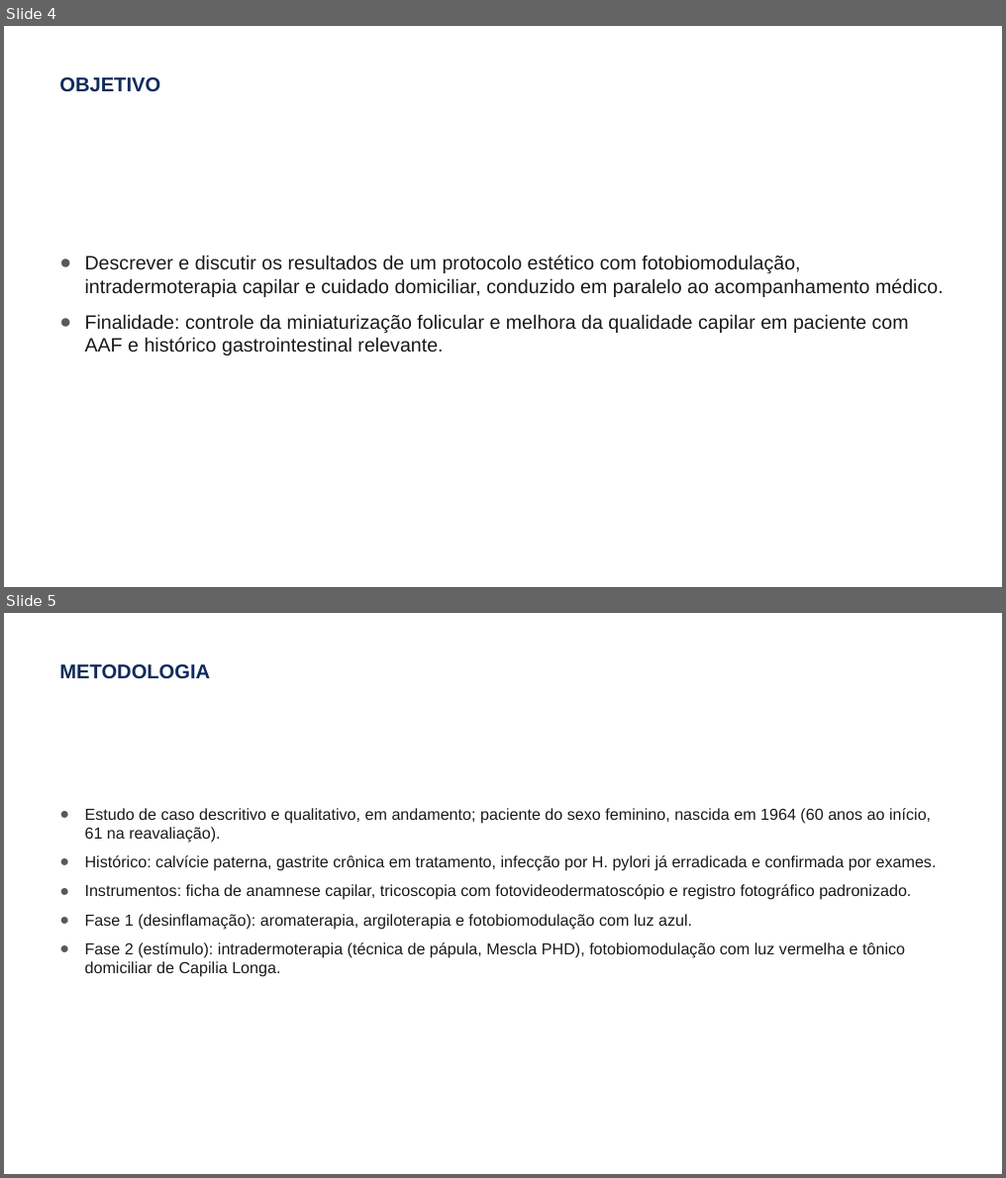
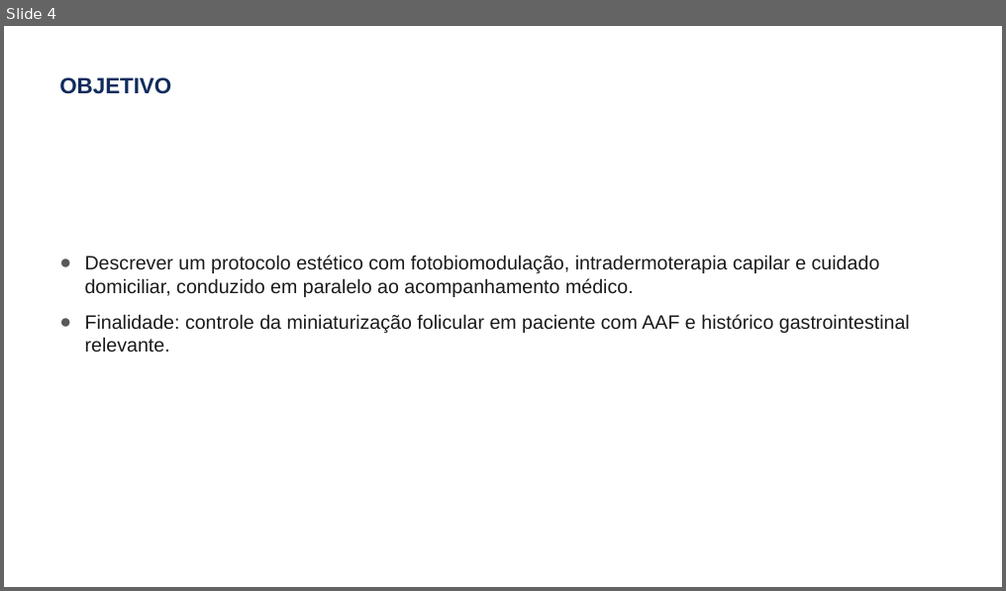
Before and after one commit to elson-vinicius-lopes/uniplac, a slide deck: resultados finais/mostra-cientifica-2026/Mostra-Cientifica-2026-Apresentacao-AAF-H-pylori.pptx. Shown one above the other, each under a label of ours: slides 4 and 5 before the commit, slide 4 after it. The pictures are 1006x1178 and 1006x591 pixels, drawn with LibreOffice and Linux fonts; fonts in the diff are those of the drawing; background and template pictures are left out. Boxes give left, top, right and bottom in pixels: in the first picture for what was removed or moved away, otherwise in the second. Text is boxed around its words. In the diff, an @@ line names an element or a change of style, - is before the commit and + after.

```diff
--- a/resultados finais/mostra-cientifica-2026/Mostra-Cientifica-2026-Apresentacao-AAF-H-pylori.pptx
+++ b/resultados finais/mostra-cientifica-2026/Mostra-Cientifica-2026-Apresentacao-AAF-H-pylori.pptx
@@ slide 5 removed at [4, 613, 1002, 1174], background picture (left out) @@
@@ title removed at [59, 664, 210, 679] @@
-METODOLOGIA
@@ text removed at [85, 808, 937, 977] @@
-● Estudo de caso descritivo e qualitativo, em andamento; paciente do sexo feminino, nascida em 1964 (60 anos ao início, 61 na reavaliação).
-● Histórico: calvície paterna, gastrite crônica em tratamento, infecção por H. pylori já erradicada e confirmada por exames.
-● Instrumentos: ficha de anamnese capilar, tricoscopia com fotovideodermatoscópio e registro fotográfico padronizado.
-● Fase 1 (desinflamação): aromaterapia, argiloterapia e fotobiomodulação com luz azul.
-● Fase 2 (estímulo): intradermoterapia (técnica de pápula, Mescla PHD), fotobiomodulação com luz vermelha e tônico domiciliar de Capilia Longa.
@@ slide 4 changed as well @@
@@ title "OBJETIVO" at [59, 77, 171, 94]: size 14.4 to 16 pt @@
@@ text at [85, 255, 910, 353]: text changed @@
-● Descrever e discutir os resultados de um protocolo estético com fotobiomodulação, intradermoterapia capilar e cuidado domiciliar, conduzido em paralelo ao acompanhamento médico.
-● Finalidade: controle da miniaturização folicular e melhora da qualidade capilar em paciente com AAF e histórico gastrointestinal relevante.
+● Descrever um protocolo estético com fotobiomodulação, intradermoterapia capilar e cuidado domiciliar, conduzido em paralelo ao acompanhamento médico.
+● Finalidade: controle da miniaturização folicular em paciente com AAF e histórico gastrointestinal relevante.
```
Also in this commit, not shown: 7 other slides changed, 1 slide added, 1 other slide removed, 27 other files.
